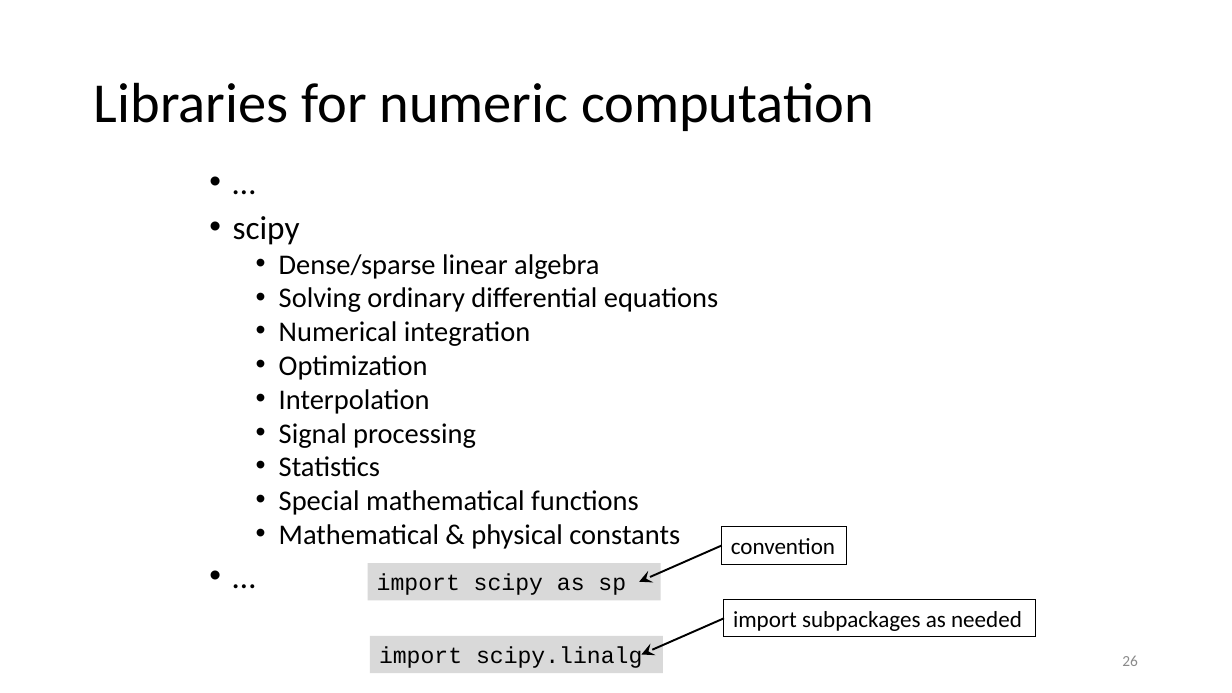
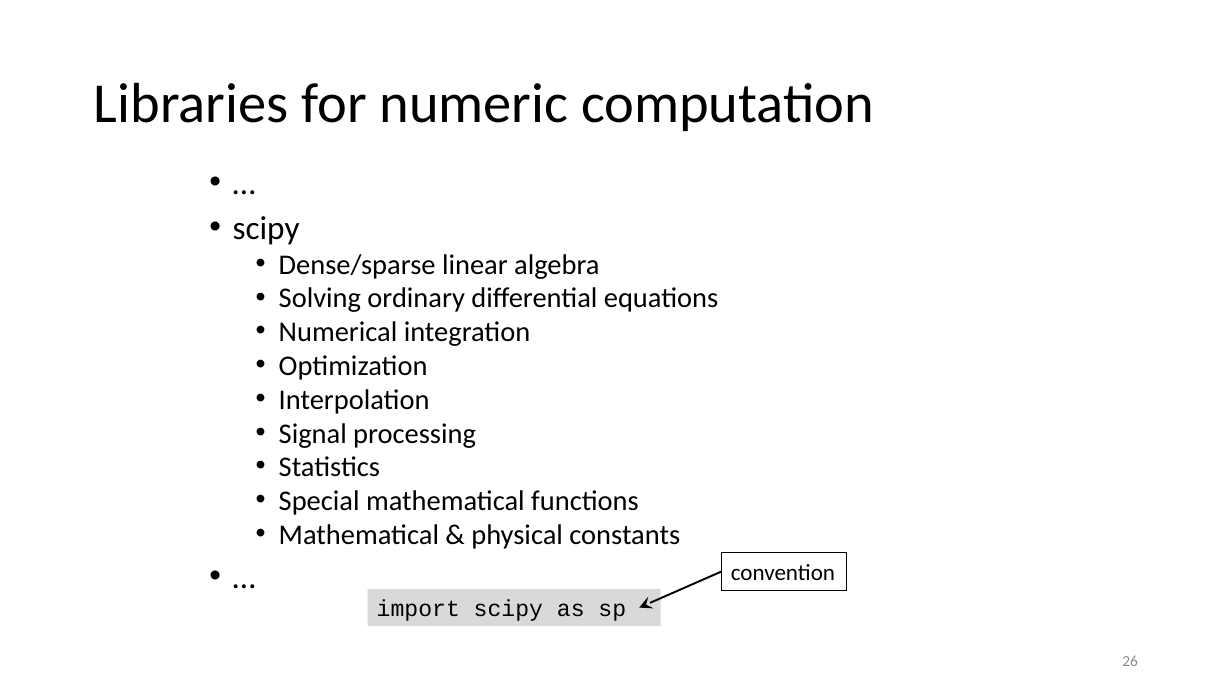
Before and after one commit to gjbex/Scientific-Python, a slide deck: slide 26 of scientific_python.pptx. Drawn at 1232x693 pixels with LibreOffice and Linux fonts; fonts in the diff are those of the drawing. Boxes give left, top, right and bottom in pixels: in the first picture for what was removed or moved away, otherwise in the second. Text is boxed around its words. In the diff, an @@ line names an element or a change of style, - is before the commit and + after.

Commit message:
Remove scipy imports that are no longer required
In the past, you had to import scipy subpackages before you could use them.  This is no longer required, so slides have
been modified accordingly.

```diff
--- a/scientific_python.pptx
+++ b/scientific_python.pptx
@@ 2 rectangles, 1 arrow: place and size @@
-2 rectangles, 1 arrow at (368,527,847,600)
+2 rectangles, 1 arrow at (368,553,847,626)
@@ arrow removed from (725, 618) to (641, 654) @@
@@ rectangle removed at (725,600,1036,637) @@
-import subpackages as needed
@@ rectangle removed at (370,636,663,673) @@
-import scipy.linalg
```
Also in this commit, not shown: 5 other slides changed.
